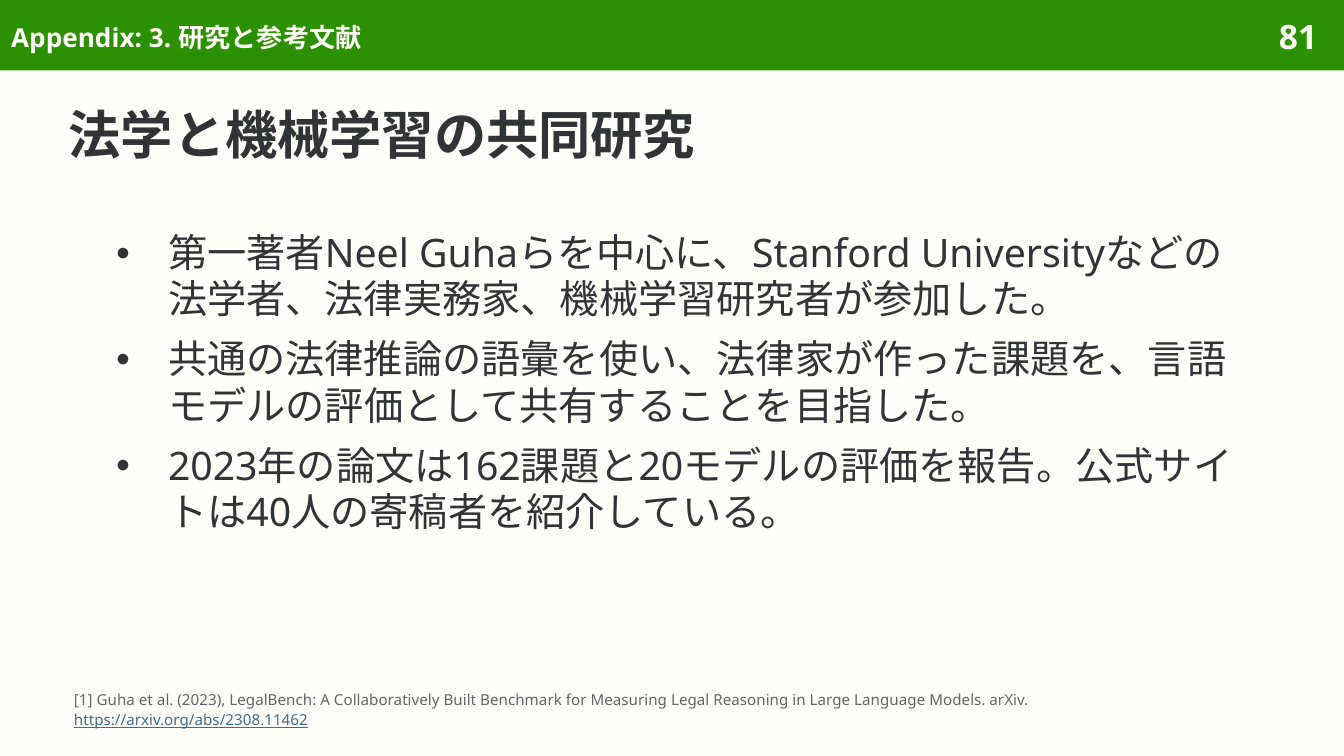
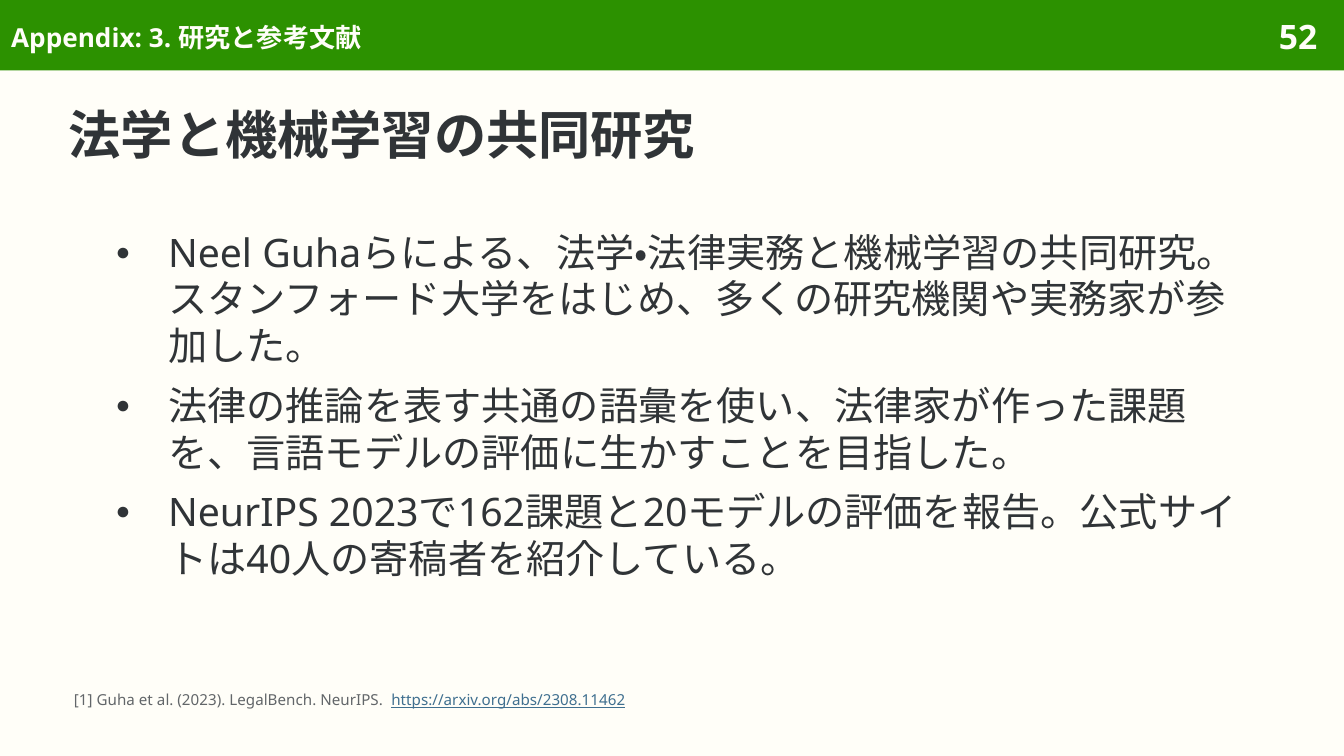
Before and after one commit to sasakiy84/datasets-in-10-minutes, a slide deck: slide 52 of slides/datasets-in-10-minutes-legalbench.pptx (slide 81 before the commit). Drawn at 1344x756 pixels with LibreOffice and Linux fonts; fonts in the diff are those of the drawing. Boxes give left, top, right and bottom in pixels: in the first picture for what was removed or moved away, otherwise in the second. Text is boxed around its words. In the diff, an @@ line names an element or a change of style, - is before the commit and + after.

Commit message:
Rebuild LegalBench slides around legal tasks and original evaluation

```diff
--- a/slides/datasets-in-10-minutes-legalbench.pptx
+++ b/slides/datasets-in-10-minutes-legalbench.pptx
@@ page number at (1279,24,1317,50): text changed @@
-81
+52
@@ text at (168,234,1236,577): text changed @@
-● 第一著者Neel Guhaらを中心に、Stanford Universityなどの法学者、法律実務家、機械学習研究者が参加した。
-● 共通の法律推論の語彙を使い、法律家が作った課題を、言語モデルの評価として共有することを目指した。
-● 2023年の論文は162課題と20モデルの評価を報告。公式サイトは40人の寄稿者を紹介している。
+● Neel Guhaらによる、法学・法律実務と機械学習の共同研究。スタンフォード大学をはじめ、多くの研究機関や実務家が参加した。
+● 法律の推論を表す共通の語彙を使い、法律家が作った課題を、言語モデルの評価に生かすことを目指した。
+● NeurIPS 2023で162課題と20モデルの評価を報告。公式サイトは40人の寄稿者を紹介している。
@@ text at (74,693,625,709): text changed @@
-[1] Guha et al. (2023), LegalBench: A Collaboratively Built Benchmark for Measuring Legal Reasoning in Large Language Models. arXiv.
-https://arxiv.org/abs/2308.11462
+[1] Guha et al. (2023). LegalBench. NeurIPS. https://arxiv.org/abs/2308.11462
```
Also in this commit, not shown: 48 other slides changed, 30 slides removed, 43 other files.
